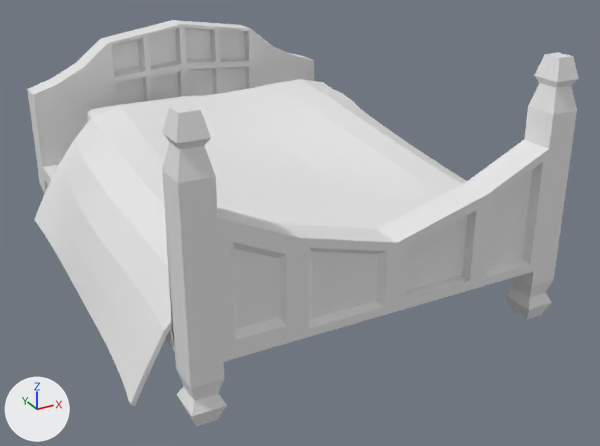
Before and after pictures for a commit that changed the FBX model Assets/Models/HG_Models/MasterBed.fbx.
Before and after are seen from a camera (50 mm lens) standing at (-3.44, -7.7, 4.01) and looking at (0.6, -0.35, 0.34). The lights are fixed; the arrows at lower left show +X, +Y and +Z. The first picture is the older version. Where no turn or scale is listed for an object, it has been applied to the vertices. Vertices at exactly the same position are counted once.
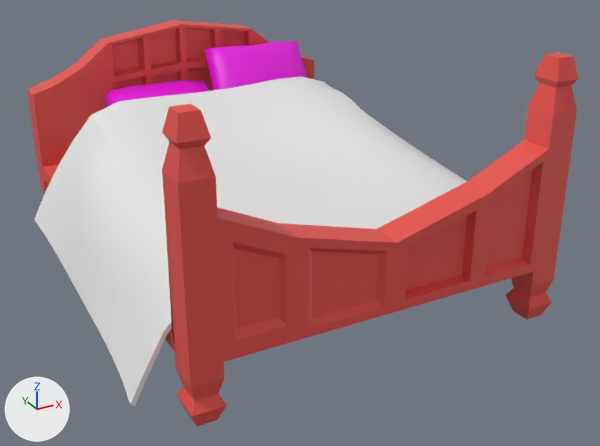
What differs and where, as boxes (x1, y1, x2, y2) in the pictures (600 x 446 px):
'Bed.001', added (pink)
    after: (104, 41, 308, 107)
part 1 of me_cube_006, built on
    before: (51, 25, 371, 191)
    after: (51, 25, 368, 191)
part 2 of me_cube_006, recoloured (white to red)
    both: (27, 20, 579, 426)

The change, as a diff of the scene's bpy script:
```diff
--- a/Assets/Models/HG_Models/MasterBed.fbx.py
+++ b/Assets/Models/HG_Models/MasterBed.fbx.py
@@ mat_material_001 @@
+mat_material_001 = principled_material('Material.001')
+mat_material_001.base_color = (0.8, 0.8, 0.8)  # white #e7e7e7
@@ mat_material_002 @@
+mat_material_002 = principled_material('Material.002')
+mat_material_002.base_color = (0.8, 0.0825, 0.068)  # red #e7514a
@@ mat_pillow @@
+mat_pillow = principled_material('pillow')
+mat_pillow.base_color = (0.8, 0.0, 0.725)  # pink #e700dd
@@ me_cube_006 @@
 # used by ob_cube_003; location = (0.0, 0.0, 0.0)
-me_cube_006.from_pydata(...)  # 15339 vertices, 15329 faces; spans x -1.93..2.75, y -2.47..2.7, z -0.25..2.39
+me_cube_006.from_pydata(...)  # 3047 vertices, 3041 faces; spans x -1.93..2.75, y -2.47..2.7, z -0.25..2.39
+# me_cube_006 part 1: 35 vertices moved within x -1.24..1.96, y 0.94..2.44, z 0.51..1.48; 12706 vertices removed from x -1.32..2.07, y 0.67..2.48, z 0.81..1.67; 414 vertices added at x -1.32..2.07, y 0.67..2.48, z 0.82..1.68
+# me_cube_006 part 2: 410 faces spanning x -1.55..2.33, y -2.47..2.7, z -0.25..2.39 switch from no material to mat_material_002 (red #e7514a)
+me_cube_006.materials.append(mat_material_001)  # white #e7e7e7
@@ me_cube_013 @@
+me_cube_013.from_pydata(...)  # 180 vertices, 176 faces; spans x -1.53..1.26, y 0.81..1.87, z 0.09..0.96
+me_cube_013.materials.append(mat_pillow)  # pink #e700dd
@@ ob_bed_001 @@
+ob_bed_001 = bpy.data.objects.new('Bed.001', me_cube_013)
+ob_bed_001.location = (0.731, 0.517, 0.832)
```
